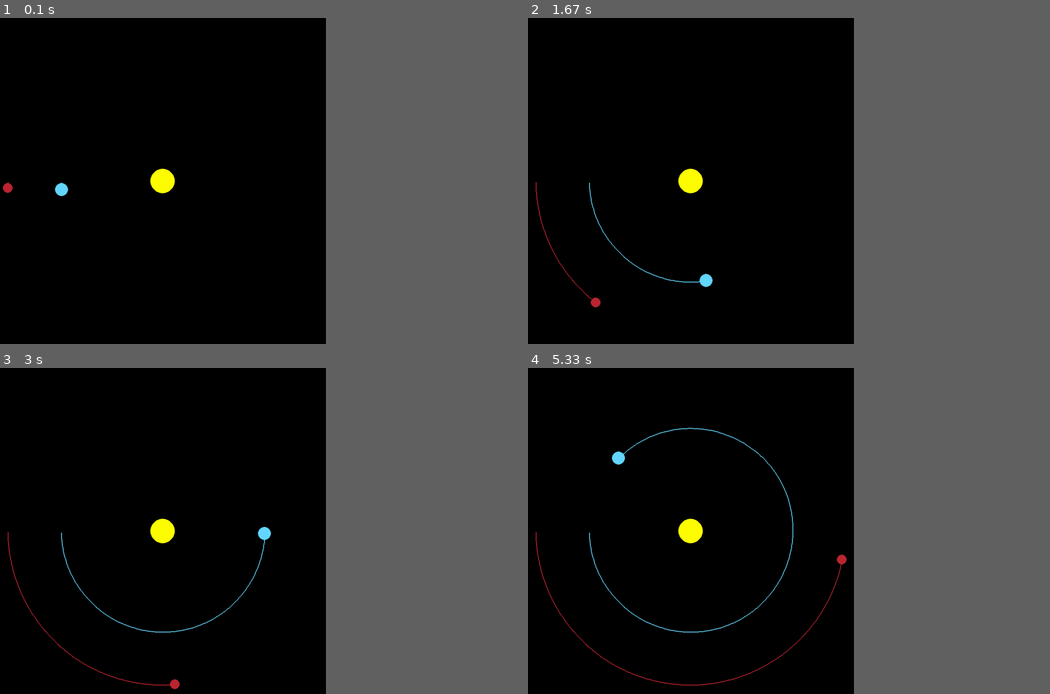
Above: before the commit, frames 1-4 (two rows, left to right).
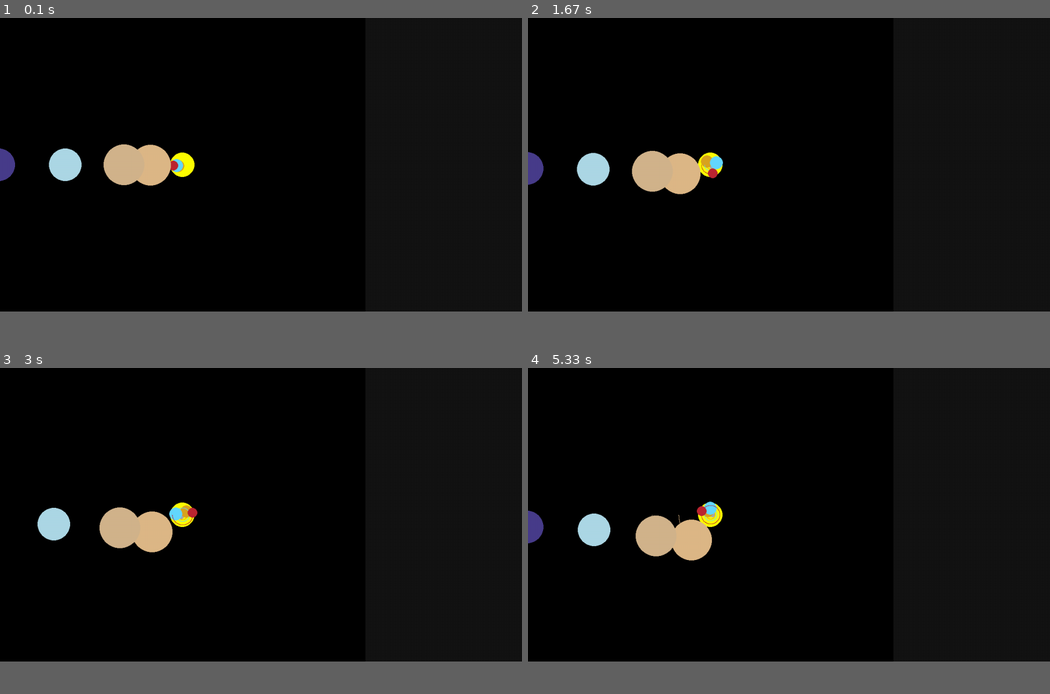
Above: after the commit, the same moments.

Repository: anant2025grad/planet-simulator-with-pygame
Game: pygame game, started from planetSim.py
Same seed, same stepped clock (60 frames per second), same inputs: the game is played once before the commit and once after it.
Inputs:
- Up to frame 1 (0.1 s): no input
- Up to frame 2 (1.67 s): hold Up 0.33-0.8 s; hold Down 0.83-1.13 s; hold Up 1.17-1.53 s; hold Down from 1.57 s (still down)
- Up to frame 3 (3 s): release Down at 1.93 s; hold Up 1.97-2.27 s; hold Down 2.3-2.6 s; hold Up from 2.63 s (still down)
- Up to frame 4 (5.33 s): release Up at 3 s; hold Down 3.03-3.4 s; hold Up 3.43-3.73 s; hold Down 3.77-4.07 s; hold Up 4.1-4.47 s; hold Down 4.5-4.87 s; hold Up 4.9-5.2 s; hold Down from 5.23 s (still down)
The window is 562x562 before the commit and 900x506 after it. Grey fills any space a smaller window leaves; there, only what the larger window draws over its background counts as a difference.

The runs differ from the first frame. In frame 1, 2.7% of the frame differs, in the area x 0-38%, y 38-55%; in frame 2, 2.8%; in frame 3, 2.8%; in frame 4, 3.4%, in the area x 0-62%, y 18-98%.

Commit message:
added all remaining planets to the sim, also added a zoom in/out functionality with arrow keys to make the planets easier to visualize.

Diff:
--- a/planetSim.py
+++ b/planetSim.py
@@ -1,16 +1,18 @@
 import pygame
 import math
+
 pygame.init()
 
-WIDTH, HEIGHT = 800, 800
-WIN = pygame.display.set_mode((WIDTH, HEIGHT))
-pygame.display.set_caption("Planet Simulation")
+# Fullscreen setup
+WIN = pygame.display.set_mode((0, 0), pygame.FULLSCREEN)
+WIDTH, HEIGHT = WIN.get_size()
+pygame.display.set_caption("Solar System Simulation")
 
 class Body:
-    AU = 149.6e6 * 1000 # all units are in KM for uniformity, will add imperial units later
+    AU = 149.6e6 * 1000
     GRAVITY = 6.67428e-11
-    SCALE = 250 / AU # scaled down so 1 AU = ~100px
-    TIMESTEP = 3600 * 24 # represents 1 day
+    SCALE = 15 / AU   # << adjusted so outer planets fit
+    TIMESTEP = 3600 * 24
 
 
     def __init__(self, x, y, radius, color, mass):
@@ -27,41 +29,44 @@
         self.x_vel = 0
         self.y_vel = 0
 
-    def draw(self, window):
-        x = self.x * self.SCALE + (WIDTH / 2)
-        y = self.y * self.SCALE + (HEIGHT / 2)
-        show_orbits = True
+    def draw(self, window, offset_x, offset_y):
+        x = self.x * self.SCALE + offset_x
+        y = self.y * self.SCALE + offset_y
 
-        if show_orbits:
-            if len(self.orbit) > 2:
-                updated_points = []
-                for point in self.orbit:
-                    x, y = point
-                    x = x * self.SCALE + (WIDTH / 2)
-                    y = y * self.SCALE + (HEIGHT / 2)
-                    updated_points.append((x, y))
+        # Draw orbit
+        if len(self.orbit) > 2:
+            updated_points = []
+            for point in self.orbit:
+                px, py = point
+                px = px * self.SCALE + offset_x
+                py = py * self.SCALE + offset_y
+                updated_points.append((px, py))
 
-                pygame.draw.lines(window, self.color, False, updated_points, 2)
+            pygame.draw.lines(window, self.color, False, updated_points, 1)
 
-        pygame.draw.circle(window, self.color, (x,y), self.radius)
+        # Draw planet (scaled radius)
+        draw_radius = max(2, int(self.radius))
+        pygame.draw.circle(window, self.color, (int(x), int(y)), draw_radius)
 
     def attraction(self, other):
-        other_x, other_y = other.x, other.y
-        distance_x = other_x - self.x
-        distance_y = other_y - self.y
+        distance_x = other.x - self.x
+        distance_y = other.y - self.y
         distance = math.sqrt(distance_x ** 2 + distance_y ** 2)
 
         if other.sun:
             self.distance_to_sun = distance
 
-        force = (self.GRAVITY* self.mass * other.mass / distance ** 2)
+        force = self.GRAVITY * self.mass * other.mass / distance**2
         theta = math.atan2(distance_y, distance_x)
+
         force_x = math.cos(theta) * force
         force_y = math.sin(theta) * force
+
         return force_x, force_y
 
     def update_position(self, planets):
         total_fx = total_fy = 0
+
         for planet in planets:
             if self == planet:
                 continue
@@ -75,39 +80,80 @@
 
         self.x += self.x_vel * self.TIMESTEP
         self.y += self.y_vel * self.TIMESTEP
+
         self.orbit.append((self.x, self.y))
-
-
 
 
 def main():
     run = True
     clock = pygame.time.Clock()
 
+    # Split screen (left = simulation, right = UI panel)
+    SIM_WIDTH = int(WIDTH * 0.7)
+    offset_x = SIM_WIDTH // 2
+    offset_y = HEIGHT // 2
+
+    # Bodies
     sun = Body(0, 0, 30, (255, 255, 0), 1.98892 * 10**30)
     sun.sun = True
+
+    mercury = Body((-0.387 * Body.AU), 0, 6, (169, 169, 169), 3.30 * 10**23)
+    mercury.y_vel = 47.4 * 1000
+
+    venus = Body((-0.723 * Body.AU), 0, 15, (218, 165, 32), 4.867 * 10**24)
+    venus.y_vel = 35.02 * 1000
+
     earth = Body((-1 * Body.AU), 0, 16, (100, 216, 255), 5.9742 * 10**24)
     earth.y_vel = 29.783 * 1000
-    mars = Body((-1.524*Body.AU), 0, 12, (188, 39, 50), 6.39 * 10**23)
+
+    mars = Body((-1.524 * Body.AU), 0, 12, (188, 39, 50), 6.39 * 10**23)
     mars.y_vel = 24.077 * 1000
 
+    jupiter = Body((-5.203 * Body.AU), 0, 50, (222, 184, 135), 1.898 * 10**27)
+    jupiter.y_vel = 13.07 * 1000
 
-    planets = [sun, earth, mars]
+    saturn = Body((-9.537 * Body.AU), 0, 50, (210, 180, 140), 5.683 * 10**26)
+    saturn.y_vel = 9.68 * 1000
 
+    uranus = Body((-19.191 * Body.AU), 0, 40, (173, 216, 230), 8.681 * 10**25)
+    uranus.y_vel = 6.80 * 1000
+
+    neptune = Body((-30.07 * Body.AU), 0, 40, (72, 61, 139), 1.024 * 10**26)
+    neptune.y_vel = 5.43 * 1000
+
+    pluto = Body((-39.48 * Body.AU), 0, 3, (190, 190, 190), 1.309 * 10**22)
+    pluto.y_vel = 4.74 * 1000
+
+    planets = [sun, mercury, venus, earth, mars, jupiter, saturn, uranus, neptune, pluto]
 
     while run:
-        clock.tick(60)
+        clock.tick(120)
         WIN.fill((0, 0, 0))
+
+        # Right-side UI panel (blank for now)
+        pygame.draw.rect(WIN, (20, 20, 20), (SIM_WIDTH, 0, WIDTH - SIM_WIDTH, HEIGHT))
+
         for event in pygame.event.get():
             if event.type == pygame.QUIT:
                 run = False
 
+            if event.type == pygame.KEYDOWN:
+                if event.key == pygame.K_ESCAPE:
+                    run = False
+
+                # Zoom controls
+                if event.key == pygame.K_UP:
+                    Body.SCALE *= 1.1
+                if event.key == pygame.K_DOWN:
+                    Body.SCALE /= 1.1
+
         for planet in planets:
             planet.update_position(planets)
-            planet.draw(WIN)
+            planet.draw(WIN, offset_x, offset_y)
 
         pygame.display.update()
 
     pygame.quit()
 
+
 main()
